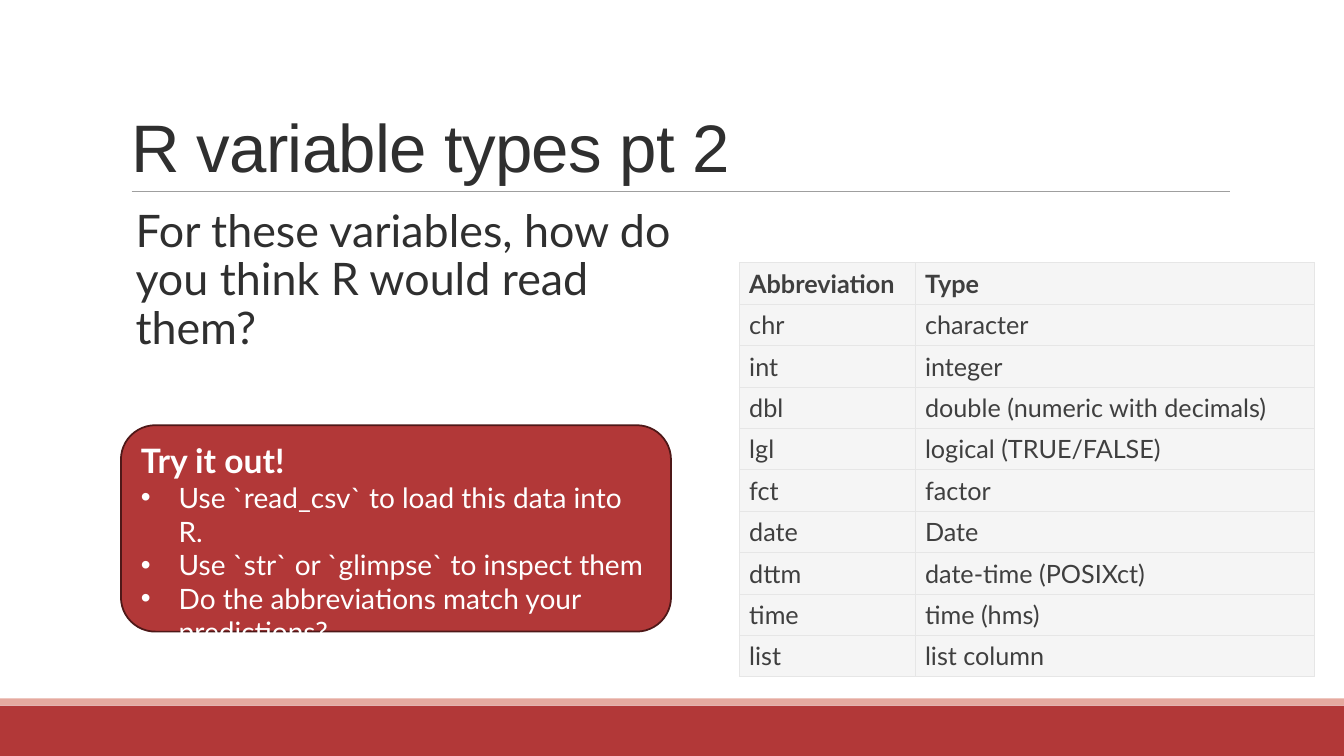
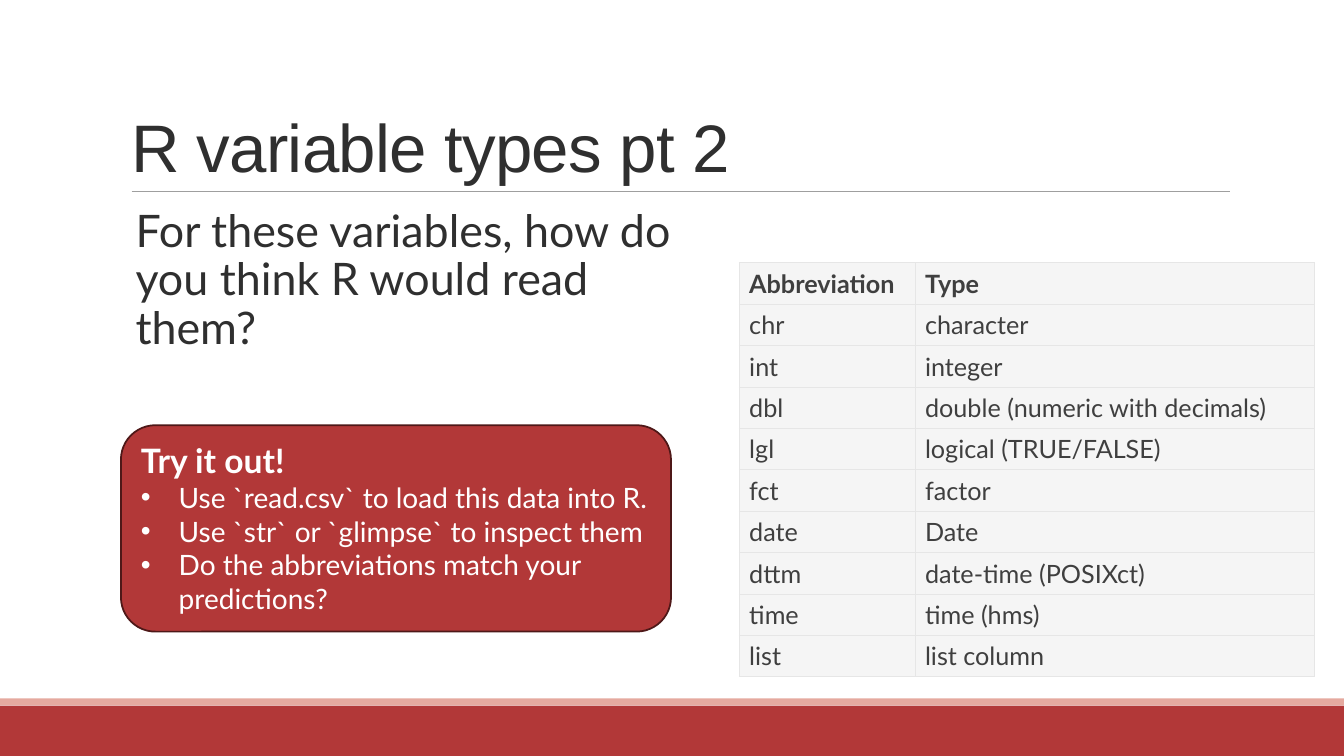
Before and after one commit to communitymaplab/geog4300_datascience, a slide deck: slide 5 of in_class_slides/geog4300_L04-readingdata.pptx. Drawn at 1344x756 pixels with LibreOffice and Linux fonts; fonts in the diff are those of the drawing. Boxes give left, top, right and bottom in pixels: in the first picture for what was removed or moved away, otherwise in the second. Text is boxed around its words. In the diff, an @@ line names an element or a change of style, - is before the commit and + after.

```diff
--- a/in_class_slides/geog4300_L04-readingdata.pptx
+++ b/in_class_slides/geog4300_L04-readingdata.pptx
@@ text in rounded rectangle at <box>179,487,647,508</box>: text changed @@
-• Use `read_csv` to load this data into R.
+• Use `read.csv` to load this data into R.
```
Also in this commit, not shown: 2 other slides changed, 1 slide added, 1 other file.
